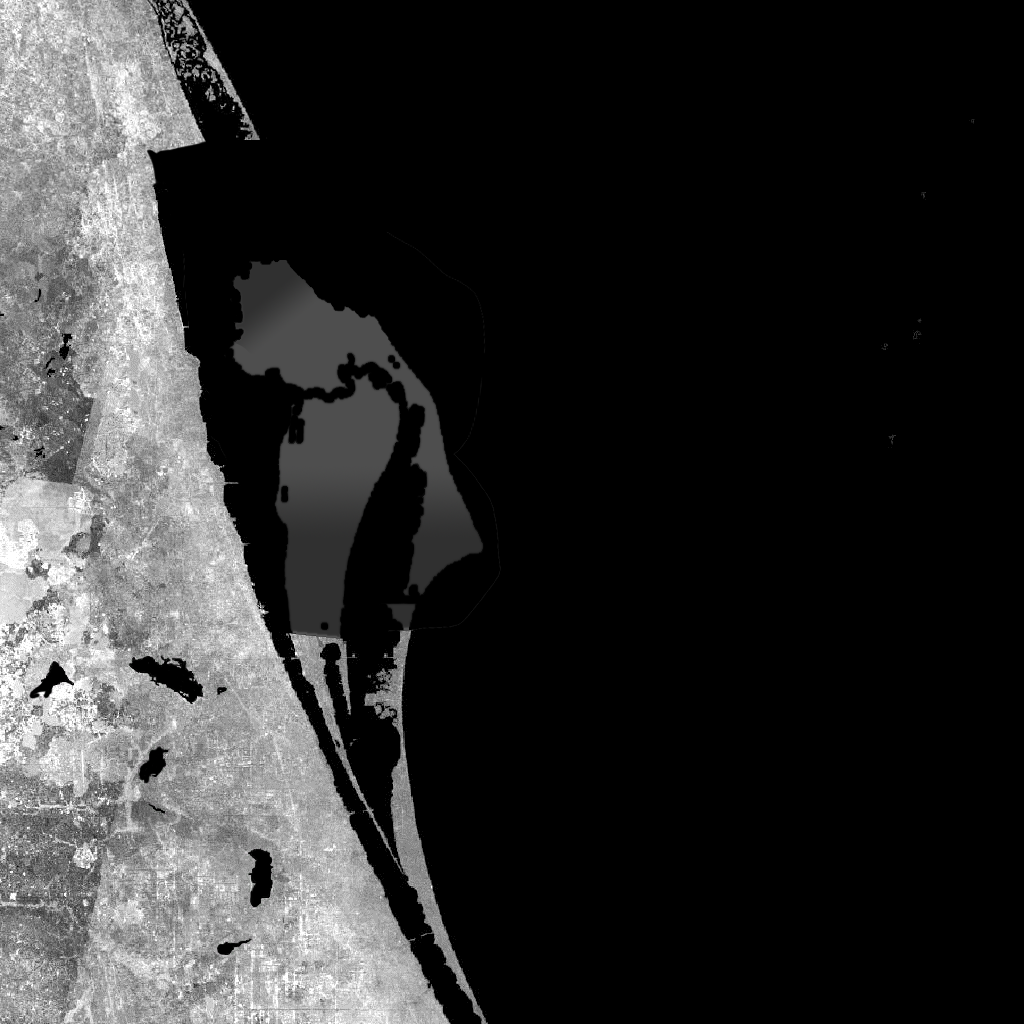
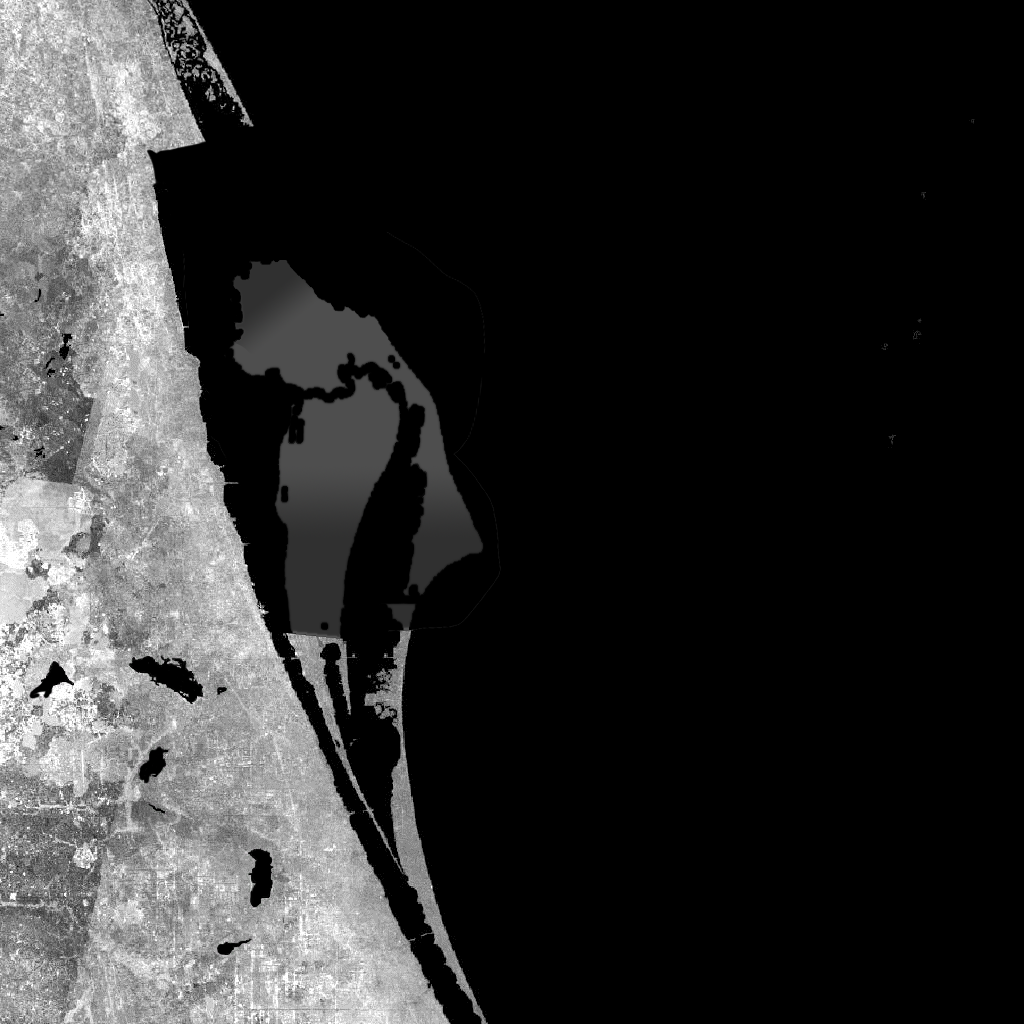
Comparing the layer stacks of the two 1024×1024 images. Changes:
painted on "Layer 12" over <box>236,126,267,140</box>
added layer "Layer 14" above "Background" over <box>276,632,301,652</box>
